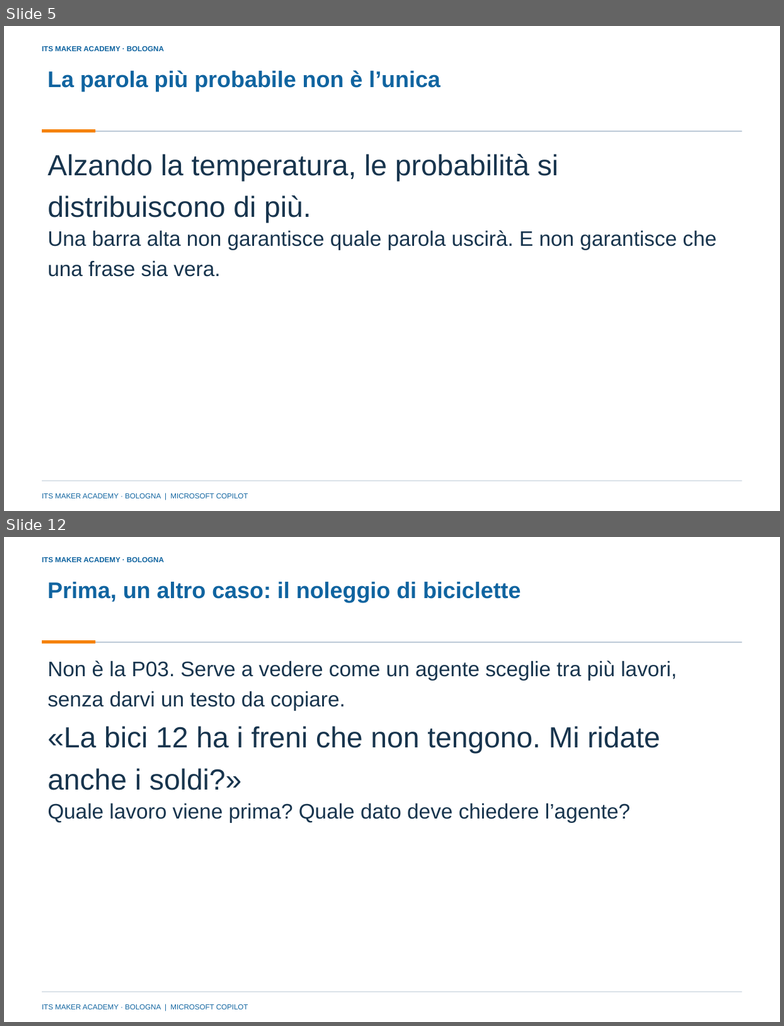
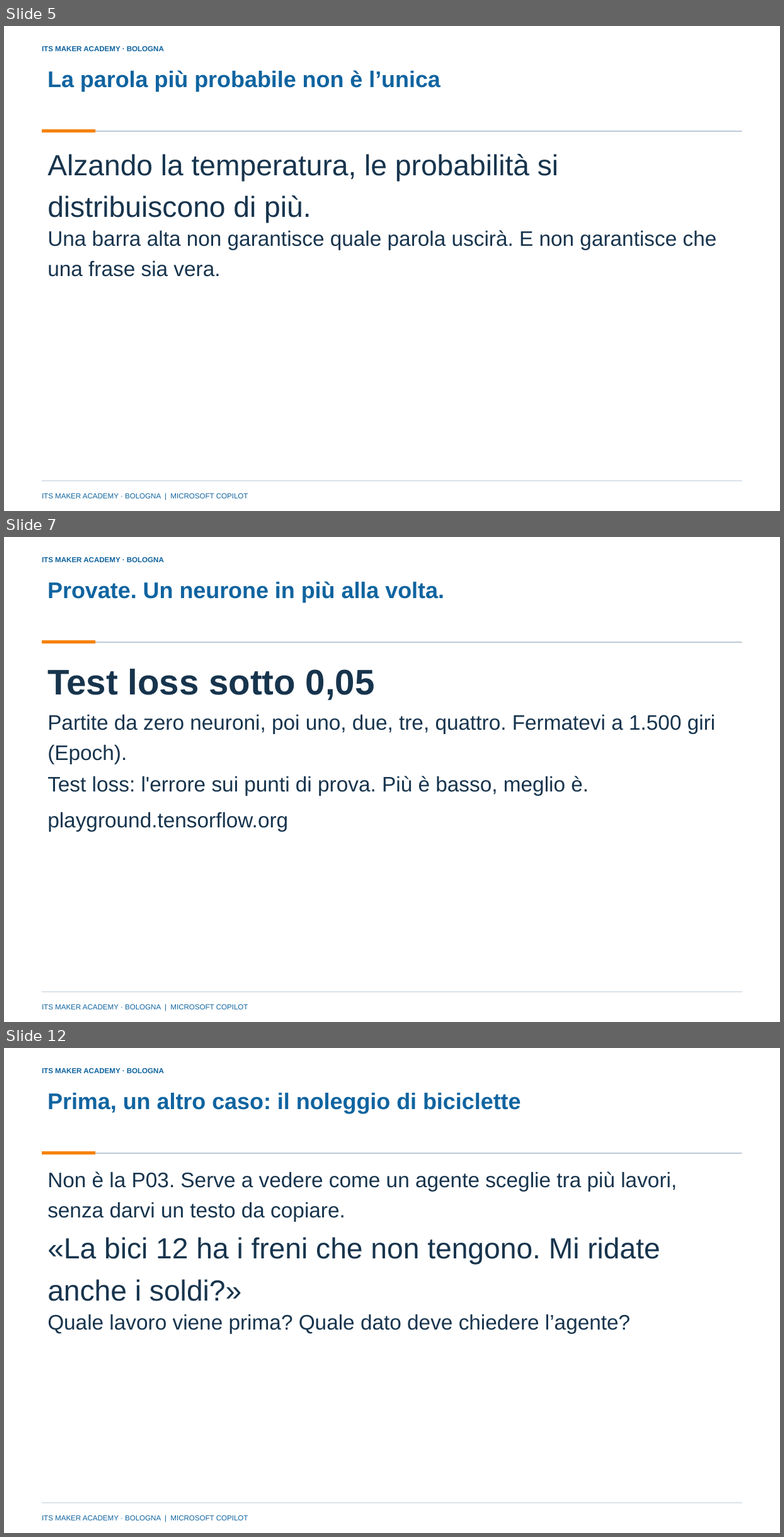
Before and after one commit to franzo9393/ITSCorso_UnslothStudio-Git, a slide deck: lezione 4 - reti neurali e agenti con orchestrazione/Lezione4_Reti_neurali_e_agenti_con_orchestrazione_ITS_MAKER.pptx. Shown one above the other, each under a label of ours: slides 5 and 12 before the commit, slides 5, 7 and 12 after it; the slides between them are not shown. The pictures are 784x1026 and 784x1537 pixels, drawn with LibreOffice and Linux fonts; fonts in the diff are those of the drawing; background and template pictures are left out. Boxes give left, top, right and bottom in pixels: in the first picture for what was removed or moved away, otherwise in the second. Text is boxed around its words. In the diff, an @@ line names an element or a change of style, - is before the commit and + after.

Commit message:
Lezione 4: Playground al centro (quanti neuroni servono), Flappy solo dimostrazione del docente

```diff
--- a/lezione 4 - reti neurali e agenti con orchestrazione/Lezione4_Reti_neurali_e_agenti_con_orchestrazione_ITS_MAKER.pptx
+++ b/lezione 4 - reti neurali e agenti con orchestrazione/Lezione4_Reti_neurali_e_agenti_con_orchestrazione_ITS_MAKER.pptx
@@ slide 7 added at <box>4,537,780,1022</box>, background picture (left out); not listed: 5 template elements that a slide beside it also shows @@
@@ title added at <box>47,581,444,603</box>, 28 pt, text #1064A0, bold @@
+Provate. Un neurone in più alla volta.
@@ text added at <box>47,669,375,700</box>, 44 pt, text #17344D, bold @@
+Test loss sotto 0,05
@@ text added at <box>47,714,715,764</box>, 26 pt, text #17344D @@
+Partite da zero neuroni, poi uno, due, tre, quattro. Fermatevi a 1.500 giri (Epoch).
@@ text added at <box>47,776,589,795</box>, 26 pt, text #17344D @@
+Test loss: l'errore sui punti di prova. Più è basso, meglio è.
@@ text added at <box>47,812,288,831</box>, 26 pt, text #17344D @@
+playground.tensorflow.org
```
Also in this commit, not shown: 2 slides changed, 3 other slides added, 4 slides removed, 10 other files.
